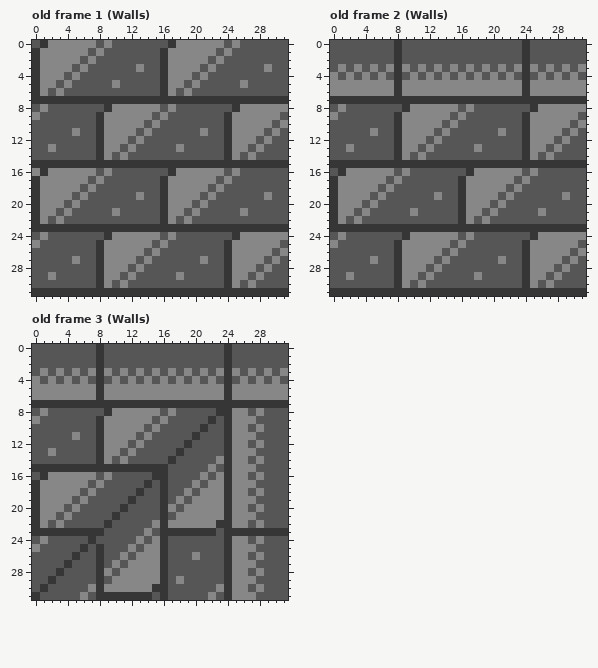
A pixel-art file gets an edit: Roguelike TBS/Assets/Sprites/Aseprite Files/DungeonFloor.ase. This is how it looked before the edit.
32x32 pixels, 18 frames. Shown: old frame 1 (Walls), old frame 2 (Walls), old frame 3 (Walls). The commit also changed other frames, which this record leaves out.
The same view after the edit:
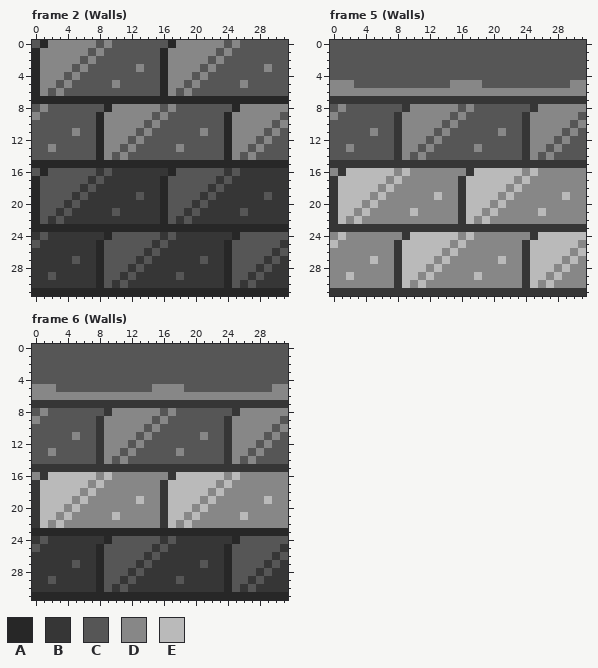
Palette (. is transparent): A #272727  B #363636  C #565656  D #878787  E #bababa
A new or re-ordered frame is compared with the old frame closest to it.
The exact change:
frames 18 -> 43
Changed rows in their new state; - is an unchanged pixel.
Frame 2 (Walls) is new; against old frame 1 (Walls):
first column x 0:
 0 -A---------------A--------------
 1 A---------------A---------------
 2 A---------------A---------------
 3 A---------------A---------------
 4 A---------------A---------------
 5 A---------------A---------------
 6 A---------------A---------------
 7 AAAAAAAAAAAAAAAAAAAAAAAAAAAAAAAA
 8 ---------A---------------A------
 9 --------A---------------A-------
10 --------A---------------A-------
11 --------A---------------A-------
12 --------A---------------A-------
13 --------A---------------A-------
14 --------A---------------A-------
15 AAAAAAAAAAAAAAAAAAAAAAAAAAAAAAAA
16 CACCCCCCBCBBBBBBBACCCCCCBCBBBBBB
17 ACCCCCCBCBBBBBBBACCCCCCBCBBBBBBB
18 ACCCCCBCBBBBBBBBACCCCCBCBBBBBBBB
19 ACCCCBCBBBBBBCBBACCCCBCBBBBBBCBB
20 ACCCBCBBBBBBBBBBACCCBCBBBBBBBBBB
21 ACCBCBBBBBCBBBBBACCBCBBBBBCBBBBB
22 ACBCBBBBBBBBBBBBACBCBBBBBBBBBBBB
23 AAAAAAAAAAAAAAAAAAAAAAAAAAAAAAAA
24 BCBBBBBBBACCCCCCBCBBBBBBBACCCCCC
25 CBBBBBBBACCCCCCBCBBBBBBBACCCCCCB
26 BBBBBBBBACCCCCBCBBBBBBBBACCCCCBC
27 BBBBBCBBACCCCBCBBBBBBCBBACCCCBCB
28 BBBBBBBBACCCBCBBBBBBBBBBACCCBCBB
29 BBCBBBBBACCBCBBBBBCBBBBBACCBCBBB
30 BBBBBBBBACBCBBBBBBBBBBBBACBCBBBB
31 AAAAAAAAAAAAAAAAAAAAAAAAAAAAAAAA
Frame 5 (Walls) is new; against old frame 2 (Walls):
first column x 0:
 0 --------C---------------C-------
 1 --------C---------------C-------
 2 --------C---------------C-------
 3 -C-C-C-CCC-C-C-C-C-C-C-CCC-C-C-C
 4 C-C-C-C-C-C-C-C-C-C-C-C-C-C-C-C-
 5 ---CCCCCCCCCCCC----CCCCCCCCCCC--
 6 --------D---------------D-------
first column x 0:
16 D-EEEEEEDEDDDDDDD-EEEEEEDEDDDDDD
17 -EEEEEEDEDDDDDDD-EEEEEEDEDDDDDDD
18 -EEEEEDEDDDDDDDD-EEEEEDEDDDDDDDD
19 -EEEEDEDDDDDDEDD-EEEEDEDDDDDDEDD
20 -EEEDEDDDDDDDDDD-EEEDEDDDDDDDDDD
21 -EEDEDDDDDEDDDDD-EEDEDDDDDEDDDDD
22 -EDEDDDDDDDDDDDD-EDEDDDDDDDDDDDD
24 DEDDDDDDD-EEEEEEDEDDDDDDD-EEEEEE
25 EDDDDDDD-EEEEEEDEDDDDDDD-EEEEEED
26 DDDDDDDD-EEEEEDEDDDDDDDD-EEEEEDE
27 DDDDDEDD-EEEEDEDDDDDDEDD-EEEEDED
28 DDDDDDDD-EEEDEDDDDDDDDDD-EEEDEDD
29 DDEDDDDD-EEDEDDDDDEDDDDD-EEDEDDD
30 DDDDDDDD-EDEDDDDDDDDDDDD-EDEDDDD
Frame 6 (Walls) is new; against old frame 3 (Walls):
first column x 0:
 0 --------C---------------C-------
 1 --------C---------------C-------
 2 --------C---------------C-------
 3 -C-C-C-CCC-C-C-C-C-C-C-CCC-C-C-C
 4 C-C-C-C-C-C-C-C-C-C-C-C-C-C-C-C-
 5 ---CCCCCCCCCCCC----CCCCCCCCCCC--
 6 --------D---------------D-------
 8 -----------------------CCB-D-DDD
 9 ----------------------C-----DDD-
10 ---------------------C-----D-D-D
11 --------------------CD------D-D-
12 -------------------C-------DCD--
13 ------------------D--------CD---
14 -----------------C-----C--CDC---
15 -----------------BBBBBBB-BBBBBBB
16 D-EEEEEEDEDDDDDDDBEEEEEEDE-D-DDD
17 -EEEEEEDEDDDDDDD-EEEEEE-E---DDDD
18 -EEEEEDEDDDDDDDD-EEEEE-ED--D-DDD
19 -EEEEDEDDDDDDEDD-EEEE-E-D---DEDD
20 -EEEDEDDDDDDDDDD-EEE-E--D--D-DDD
21 -EEDEDDDDDEDDDDD-EE-E---D-E-DDDD
22 -EDEDDDDDDDDDDD--E-E---DD--D-DDD
23 AAAAAAAAAAAAAAAAAAAAAAAAAAAAAAAA
24 BCBBBBB-BA---C-C--BBBBBB-AC-C---
25 CBBBBB-BA---C-CBCBBBBBBBACCC---B
26 BBBBB-BBA--C-CBC-BBBBBBBACC-C-B-
27 BBBB--BBA-C-CBCB-BBBB-BBACCC-B-B
28 BBB-BBBBAC-CBCBB-BBBBBBBACC-B-BB
29 BBCBBBBBA-CBCBBB-BCBBBBBACCB-BBB
30 B-BBBBBBACBCBBB--BBBBBBBACB-BBBB
31 AAAAAAAAAAAAAAAAAAAAAAAAAAAAAAAA
Boxes around the changes in both pictures, in picture pixels (x1, y1, x2, y2):
changed: (32, 40, 288, 296)
changed: (330, 40, 586, 96)
changed: (330, 168, 586, 288)
changed: (32, 344, 288, 600)
